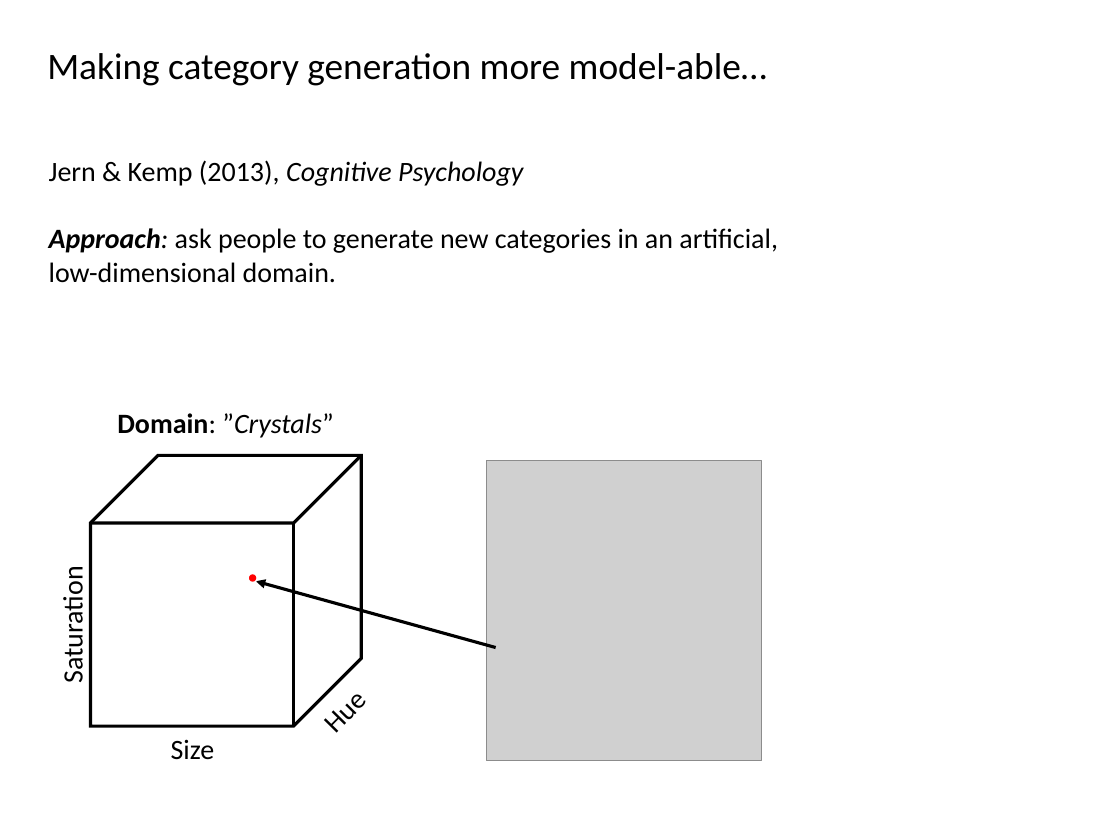
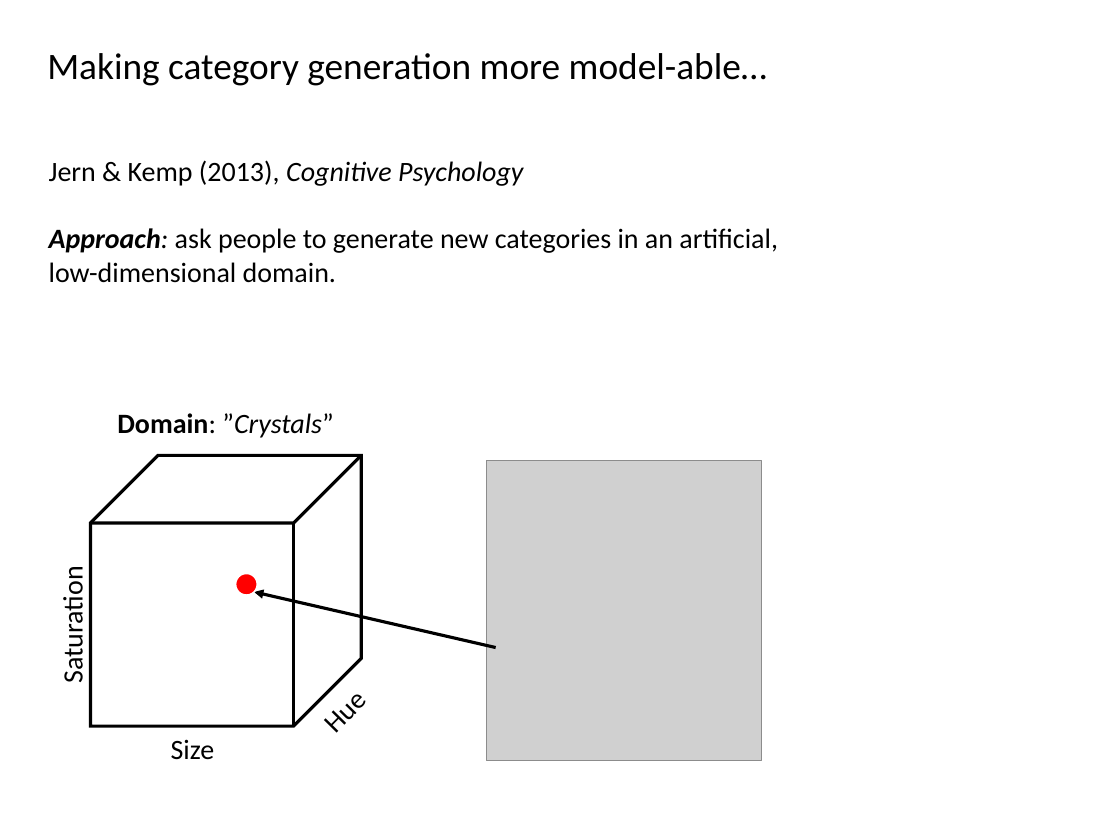
Before and after one commit to AusterweilLab/generating_categories, a slide deck: slide 9 of Presentations/ccn-bbag-march-2-2017.pptx (slide 7 before the commit). Drawn at 1120x840 pixels with LibreOffice and Linux fonts; fonts in the diff are those of the drawing; grey boxes stand for pictures. Boxes give left, top, right and bottom in pixels: in the first picture for what was removed or moved away, otherwise in the second. Text is boxed around its words. In the diff, an @@ line names an element or a change of style, - is before the commit and + after.

```diff
--- a/Presentations/ccn-bbag-march-2-2017.pptx
+++ b/Presentations/ccn-bbag-march-2-2017.pptx
@@ ellipse: place and size @@
-ellipse at [248,573,256,582]
+ellipse at [235,573,256,595]
@@ arrow moved from (496, 647) - (255, 581) to (496, 647) - (254, 592) @@
```
Also in this commit, not shown: 14 other slides changed, 5 slides added, 1 other file.
